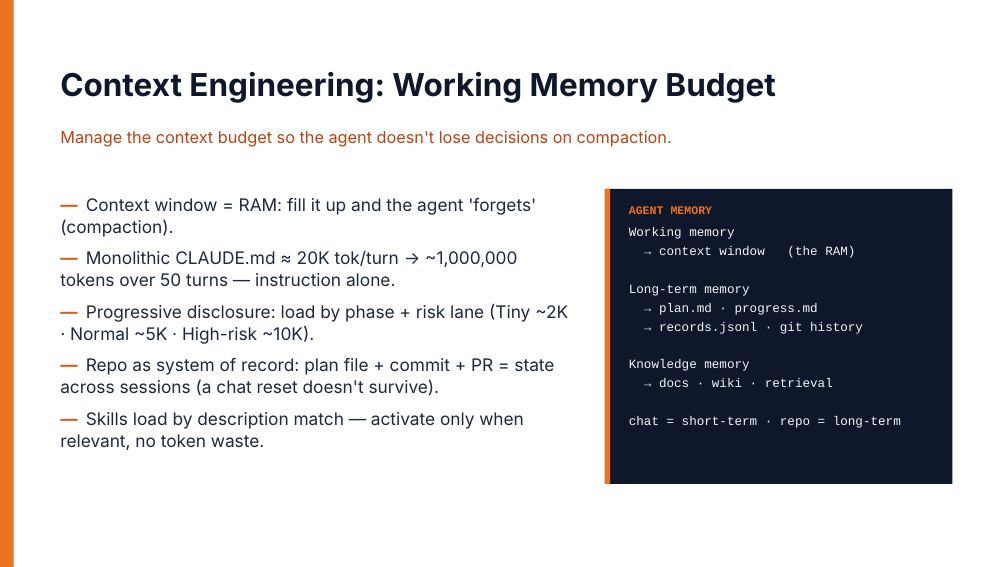
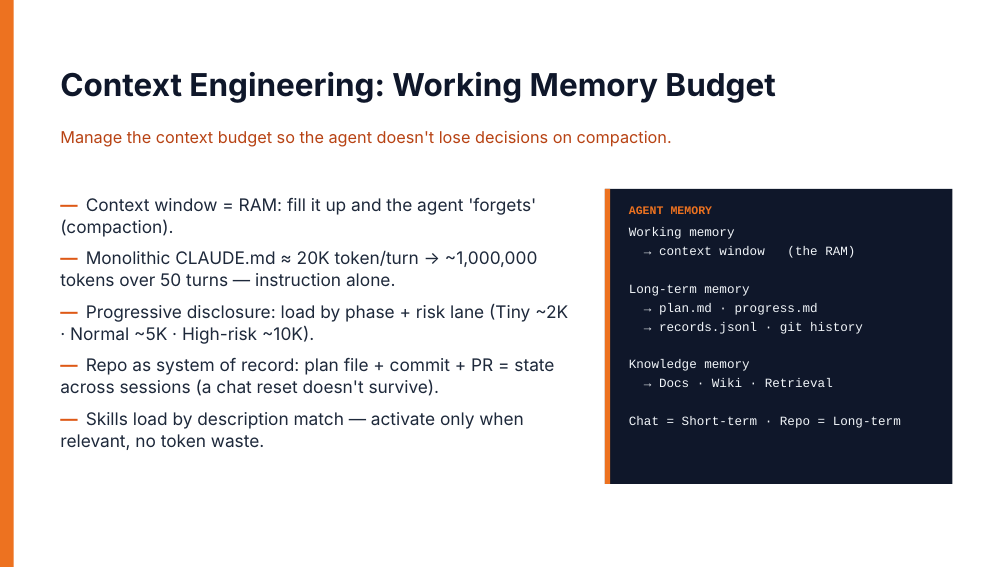
Before and after one commit to billyvu9322/harness-academy, a slide deck: slide 7 of seminar/AI-Agent-Harness-Seminar.pptx (slide 8 before the commit). Drawn at 1008x567 pixels with LibreOffice and Linux fonts; fonts in the diff are those of the drawing. Boxes give left, top, right and bottom in pixels: in the first picture for what was removed or moved away, otherwise in the second. Text is boxed around its words. In the diff, an @@ line names an element or a change of style, - is before the commit and + after.

```diff
--- a/seminar/AI-Agent-Harness-Seminar.pptx
+++ b/seminar/AI-Agent-Harness-Seminar.pptx
@@ text at (60, 251, 537, 286): text changed @@
-— Monolithic CLAUDE.md ≈ 20K tok/turn → ~1,000,000 tokens over 50 turns — instruction alone.
+— Monolithic CLAUDE.md ≈ 20K token/turn → ~1,000,000 tokens over 50 turns — instruction alone.
@@ text at (629, 378, 901, 428): text changed @@
-→ docs · wiki · retrieval
-chat = short-term · repo = long-term
+→ Docs · Wiki · Retrieval
+Chat = Short-term · Repo = Long-term
```
Also in this commit, not shown: 8 other slides changed, 1 slide removed, 32 other files.
